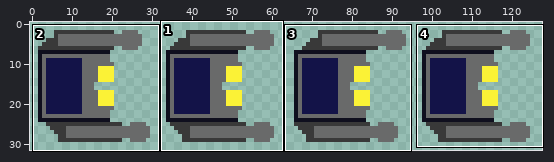
Edited in one commit: sprite sheet (Electrix/core/assets/player_idle.png). Above, an overview of the earlier version with the close-up marked.
Close-up. As it was:
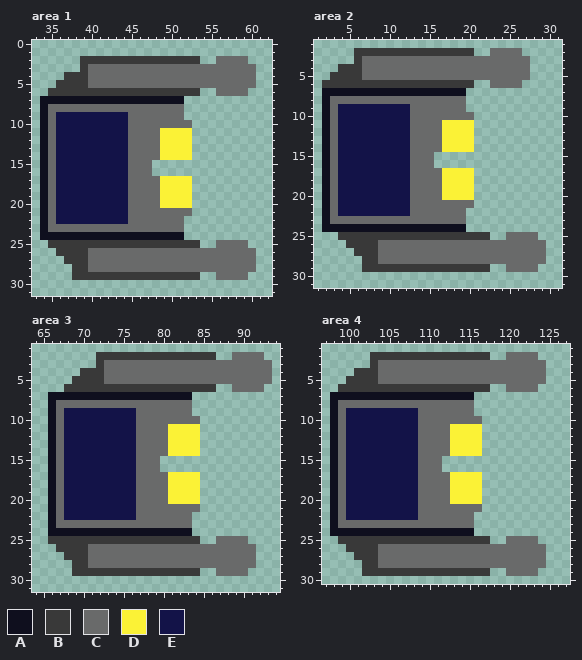
The file is 128x32 pixels. Shown: area 1: x 33..62, y 0..31; area 2: x 1..31, y 1..31; area 3: x 64..94, y 1..31; area 4: x 97..127, y 1..30.
Palette (. is transparent): A #0f0f1e  B #393939  C #696a6a  D #fbf236  E #131348
Pixels before, area 1, first column x 34:
 2 .....BBBBBBBBBBBBBBB..CCCC.
 3 .....BCCCCCCCCCCCCCCCCCCCCC
 4 ...BBBCCCCCCCCCCCCCCCCCCCCC
 5 ..BBBBCCCCCCCCCCCCCCCCCCCCC
 6 .BBBBBBBBBBBBBBBBBBB..CCCC.
 7 AAAAAAAAAAAAAAAAAA.........
 8 ACCCCCCCCCCCCCCCCC.........
 9 ACEEEEEEEEECCCCCCC.........
10 ACEEEEEEEEECCCCCCCC........
11 ACEEEEEEEEECCCCDDDD........
12 ACEEEEEEEEECCCCDDDD........
13 ACEEEEEEEEECCCCDDDD........
14 ACEEEEEEEEECCCCDDDD........
15 ACEEEEEEEEECCC.............
16 ACEEEEEEEEECCC.............
17 ACEEEEEEEEECCCCDDDD........
18 ACEEEEEEEEECCCCDDDD........
19 ACEEEEEEEEECCCCDDDD........
20 ACEEEEEEEEECCCCDDDD........
21 ACEEEEEEEEECCCCCCCC........
22 ACEEEEEEEEECCCCCCC.........
23 ACCCCCCCCCCCCCCCCC.........
24 AAAAAAAAAAAAAAAAAA.........
25 .BBBBBBBBBBBBBBBBBBB..CCCC.
26 ..BBBBCCCCCCCCCCCCCCCCCCCCC
27 ...BBBCCCCCCCCCCCCCCCCCCCCC
28 ....BBCCCCCCCCCCCCCCCCCCCCC
29 ....BBBBBBBBBBBBBBBB..CCCC.
Pixels before, area 2, first column x 2:
 2 ....BBBBBBBBBBBBBBB..CCCC...
 3 ....BCCCCCCCCCCCCCCCCCCCCC..
 4 ..BBBCCCCCCCCCCCCCCCCCCCCC..
 5 .BBBBCCCCCCCCCCCCCCCCCCCCC..
 6 BBBBBBBBBBBBBBBBBBB..CCCC...
 7 AAAAAAAAAAAAAAAAAA..........
 8 ACCCCCCCCCCCCCCCCC..........
 9 ACEEEEEEEEECCCCCCC..........
10 ACEEEEEEEEECCCCCCCC.........
11 ACEEEEEEEEECCCCDDDD.........
12 ACEEEEEEEEECCCCDDDD.........
13 ACEEEEEEEEECCCCDDDD.........
14 ACEEEEEEEEECCCCDDDD.........
15 ACEEEEEEEEECCC..............
16 ACEEEEEEEEECCC..............
17 ACEEEEEEEEECCCCDDDD.........
18 ACEEEEEEEEECCCCDDDD.........
19 ACEEEEEEEEECCCCDDDD.........
20 ACEEEEEEEEECCCCDDDD.........
21 ACEEEEEEEEECCCCCCCC.........
22 ACEEEEEEEEECCCCCCC..........
23 ACCCCCCCCCCCCCCCCC..........
24 AAAAAAAAAAAAAAAAAA..........
25 ..BBBBBBBBBBBBBBBBBBB..CCCC.
26 ...BBBBCCCCCCCCCCCCCCCCCCCCC
27 ....BBBCCCCCCCCCCCCCCCCCCCCC
28 .....BBCCCCCCCCCCCCCCCCCCCCC
29 .....BBBBBBBBBBBBBBBB..CCCC.
Pixels before, area 3, first column x 66:
 2 ......BBBBBBBBBBBBBBB..CCCC.
 3 ......BCCCCCCCCCCCCCCCCCCCCC
 4 ....BBBCCCCCCCCCCCCCCCCCCCCC
 5 ...BBBBCCCCCCCCCCCCCCCCCCCCC
 6 ..BBBBBBBBBBBBBBBBBBB..CCCC.
 7 AAAAAAAAAAAAAAAAAA..........
 8 ACCCCCCCCCCCCCCCCC..........
 9 ACEEEEEEEEECCCCCCC..........
10 ACEEEEEEEEECCCCCCCC.........
11 ACEEEEEEEEECCCCDDDD.........
12 ACEEEEEEEEECCCCDDDD.........
13 ACEEEEEEEEECCCCDDDD.........
14 ACEEEEEEEEECCCCDDDD.........
15 ACEEEEEEEEECCC..............
16 ACEEEEEEEEECCC..............
17 ACEEEEEEEEECCCCDDDD.........
18 ACEEEEEEEEECCCCDDDD.........
19 ACEEEEEEEEECCCCDDDD.........
20 ACEEEEEEEEECCCCDDDD.........
21 ACEEEEEEEEECCCCCCCC.........
22 ACEEEEEEEEECCCCCCC..........
23 ACCCCCCCCCCCCCCCCC..........
24 AAAAAAAAAAAAAAAAAA..........
25 BBBBBBBBBBBBBBBBBBB..CCCC...
26 .BBBBCCCCCCCCCCCCCCCCCCCCC..
27 ..BBBCCCCCCCCCCCCCCCCCCCCC..
28 ...BBCCCCCCCCCCCCCCCCCCCCC..
29 ...BBBBBBBBBBBBBBBB..CCCC...
Pixels before, area 4, first column x 98:
 2 .....BBBBBBBBBBBBBBB..CCCC.
 3 .....BCCCCCCCCCCCCCCCCCCCCC
 4 ...BBBCCCCCCCCCCCCCCCCCCCCC
 5 ..BBBBCCCCCCCCCCCCCCCCCCCCC
 6 .BBBBBBBBBBBBBBBBBBB..CCCC.
 7 AAAAAAAAAAAAAAAAAA.........
 8 ACCCCCCCCCCCCCCCCC.........
 9 ACEEEEEEEEECCCCCCC.........
10 ACEEEEEEEEECCCCCCCC........
11 ACEEEEEEEEECCCCDDDD........
12 ACEEEEEEEEECCCCDDDD........
13 ACEEEEEEEEECCCCDDDD........
14 ACEEEEEEEEECCCCDDDD........
15 ACEEEEEEEEECCC.............
16 ACEEEEEEEEECCC.............
17 ACEEEEEEEEECCCCDDDD........
18 ACEEEEEEEEECCCCDDDD........
19 ACEEEEEEEEECCCCDDDD........
20 ACEEEEEEEEECCCCDDDD........
21 ACEEEEEEEEECCCCCCCC........
22 ACEEEEEEEEECCCCCCC.........
23 ACCCCCCCCCCCCCCCCC.........
24 AAAAAAAAAAAAAAAAAA.........
25 .BBBBBBBBBBBBBBBBBBB..CCCC.
26 ..BBBBCCCCCCCCCCCCCCCCCCCCC
27 ...BBBCCCCCCCCCCCCCCCCCCCCC
28 ....BBCCCCCCCCCCCCCCCCCCCCC
29 ....BBBBBBBBBBBBBBBB..CCCC.
After:
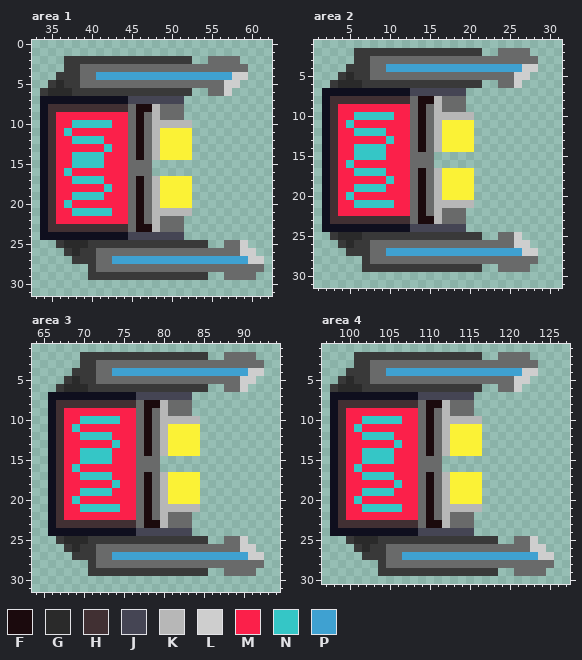
Colours new in this view: F #1b0a0d  G #2a2a2a  H #413033  J #454554  K #b7b7b7  L #cecece  M #fb204a  N #35c6c6  P #3fa1d1
Changes in this commit:
Changed rows in their new state; - is an unchanged pixel.
Area 1:
first column x 34:
 2 ---BB--------------.-C---.--
 3 ---BBC--------------------.-
 4 --B--C-PPPPPPPPPPPPPPPPPLL.-
 5 -BG--C-----------------LL..-
 6 BGGG---------------.-C-L..--
 7 -----------JJJJJJJ----------
 8 -HHHHHHHHHH-FFK-------------
 9 -HMMMMMMMMM-F-K-------------
10 -HMMNNNNNMM-F-KKKKK---------
11 -HMNMMMMMMM-F-K-------------
12 -HMMNNNNMMM-F-K-------------
13 -HMMMMMMNMM-F-K-------------
14 -HMMNNNNMMM-F-K-------------
15 -HMMNNNNMMM-----------------
16 -HMNMMMMMMM-----------------
17 -HMMNNNNMMM-F-K-------------
18 -HMMMMMMNMM-F-K-------------
19 -HMMNNNNMMM-F-K-------------
20 -HMNMMMMMMM-F-K-------------
21 -HMMNNNNNMM-F-KKKKK---------
22 -HMMMMMMMMM-F-K-------------
23 -HHHHHHHHHH-FFK-------------
24 -----------JJJJJJJ----------
25 -.-GGG--------------B-.--L--
26 --.-G-B------------------LL-
27 ---.--B--PPPPPPPPPPPPPPPPPLL
28 ----..B--------------------C
29 ----..--------------B-.---C-
Area 2:
first column x 2:
 2 -------------------B-.---C--
 3 -----B--------------------C-
 4 --.--B--PPPPPPPPPPPPPPPPPLL-
 5 -.-G-B------------------LL--
 6 .-GGG--------------B-.--L---
 7 -----------JJJJJJJ----------
 8 -HHHHHHHHHH-FFK-------------
 9 -HMMMMMMMMM-F-K-------------
10 -HMMNNNNNMM-F-KKKKK---------
11 -HMNMMMMMMM-F-K-------------
12 -HMMNNNNMMM-F-K-------------
13 -HMMMMMMNMM-F-K-------------
14 -HMMNNNNMMM-F-K-------------
15 -HMMNNNNMMM-----------------
16 -HMNMMMMMMM-----------------
17 -HMMNNNNMMM-F-K-------------
18 -HMMMMMMNMM-F-K-------------
19 -HMMNNNNMMM-F-K-------------
20 -HMNMMMMMMM-F-K-------------
21 -HMMNNNNNMM-F-KKKKK---------
22 -HMMMMMMMMM-F-K-------------
23 -HHHHHHHHHH-FFK-------------
24 -----------JJJJJJJ----------
25 -BGGG---------------.-C-L..-
26 --BG--C-----------------LL..
27 ---B--C-PPPPPPPPPPPPPPPPPLL.
28 ------C--------------------.
29 --------------------.-C---.-
Area 3:
first column x 66:
 2 ----BB--------------.-C---.-
 3 ----BBC--------------------.
 4 ---B--C-PPPPPPPPPPPPPPPPPLL.
 5 --BG--C-----------------LL..
 6 -BGGG---------------.-C-L..-
 7 -----------JJJJJJJ----------
 8 -HHHHHHHHHH-FFK-------------
 9 -HMMMMMMMMM-F-K-------------
10 -HMMNNNNNMM-F-KKKKK---------
11 -HMNMMMMMMM-F-K-------------
12 -HMMNNNNMMM-F-K-------------
13 -HMMMMMMNMM-F-K-------------
14 -HMMNNNNMMM-F-K-------------
15 -HMMNNNNMMM-----------------
16 -HMNMMMMMMM-----------------
17 -HMMNNNNMMM-F-K-------------
18 -HMMMMMMNMM-F-K-------------
19 -HMMNNNNMMM-F-K-------------
20 -HMNMMMMMMM-F-K-------------
21 -HMMNNNNNMM-F-KKKKK---------
22 -HMMMMMMMMM-F-K-------------
23 -HHHHHHHHHH-FFK-------------
24 -----------JJJJJJJ----------
25 .-GGG--------------B-.--L---
26 -.-G-B------------------LL--
27 --.--B--PPPPPPPPPPPPPPPPPLL-
28 ---..B--------------------C-
29 ---..--------------B-.---C--
Area 4:
first column x 98:
 2 ---BB--------------.-C---.--
 3 ---BBC--------------------.-
 4 --B--C-PPPPPPPPPPPPPPPPPLL.-
 5 -BG--C-----------------LL..-
 6 BGGG---------------.-C-L..--
 7 -----------JJJJJJJ----------
 8 -HHHHHHHHHH-FFK-------------
 9 -HMMMMMMMMM-F-K-------------
10 -HMMNNNNNMM-F-KKKKK---------
11 -HMNMMMMMMM-F-K-------------
12 -HMMNNNNMMM-F-K-------------
13 -HMMMMMMNMM-F-K-------------
14 -HMMNNNNMMM-F-K-------------
15 -HMMNNNNMMM-----------------
16 -HMNMMMMMMM-----------------
17 -HMMNNNNMMM-F-K-------------
18 -HMMMMMMNMM-F-K-------------
19 -HMMNNNNMMM-F-K-------------
20 -HMNMMMMMMM-F-K-------------
21 -HMMNNNNNMM-F-KKKKK---------
22 -HMMMMMMMMM-F-K-------------
23 -HHHHHHHHHH-FFK-------------
24 -----------JJJJJJJ----------
25 -.-GGG--------------B-.--L--
26 --.-G-B------------------LL-
27 ---.--B--PPPPPPPPPPPPPPPPPLL
28 ----..B--------------------C
29 ----..--------------B-.---C-
Pixel boxes of the changes (left, top, right, bottom) in both close-ups:
changed: (40, 56, 264, 280)
changed: (322, 48, 546, 272)
changed: (48, 352, 272, 576)
changed: (330, 352, 554, 576)
